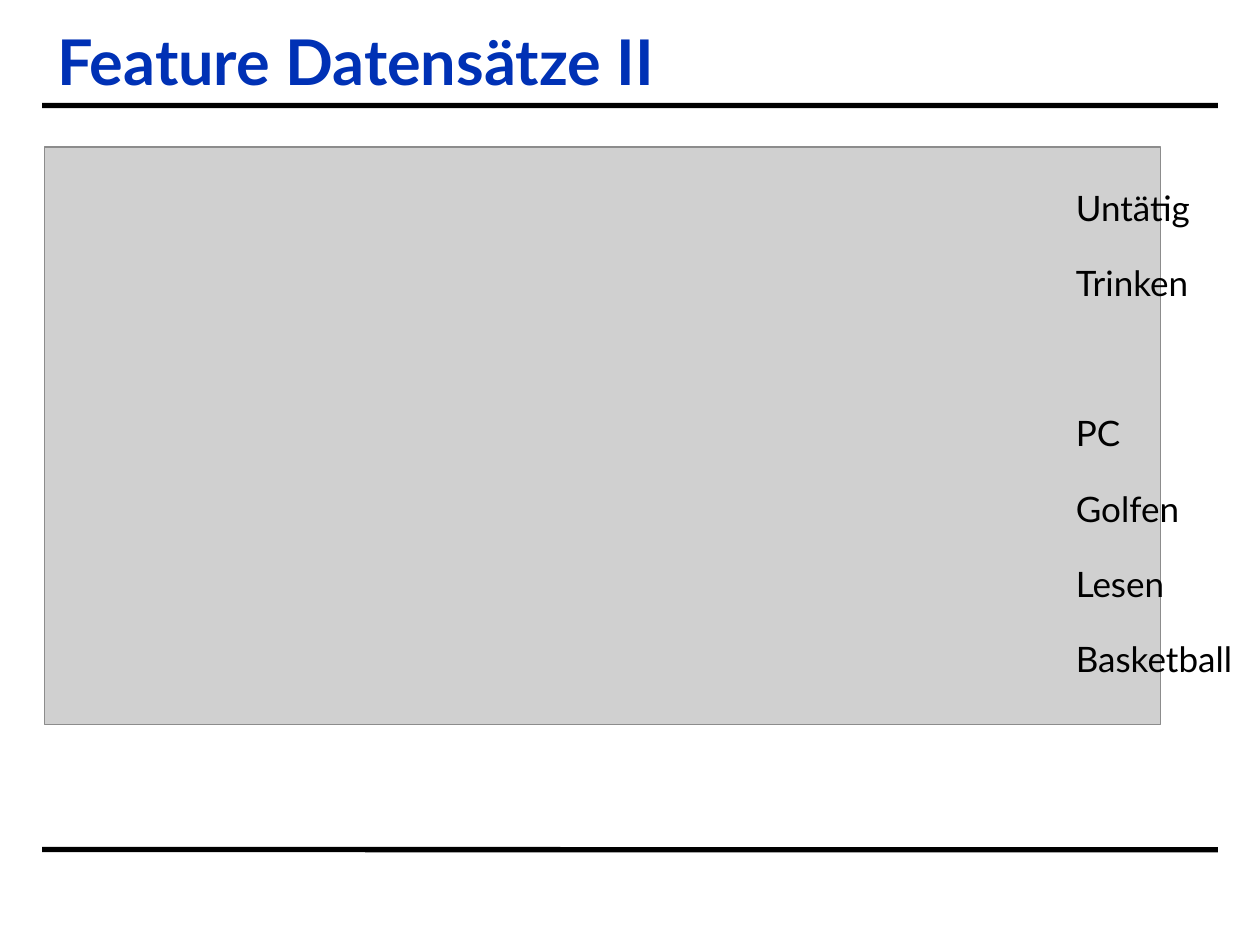
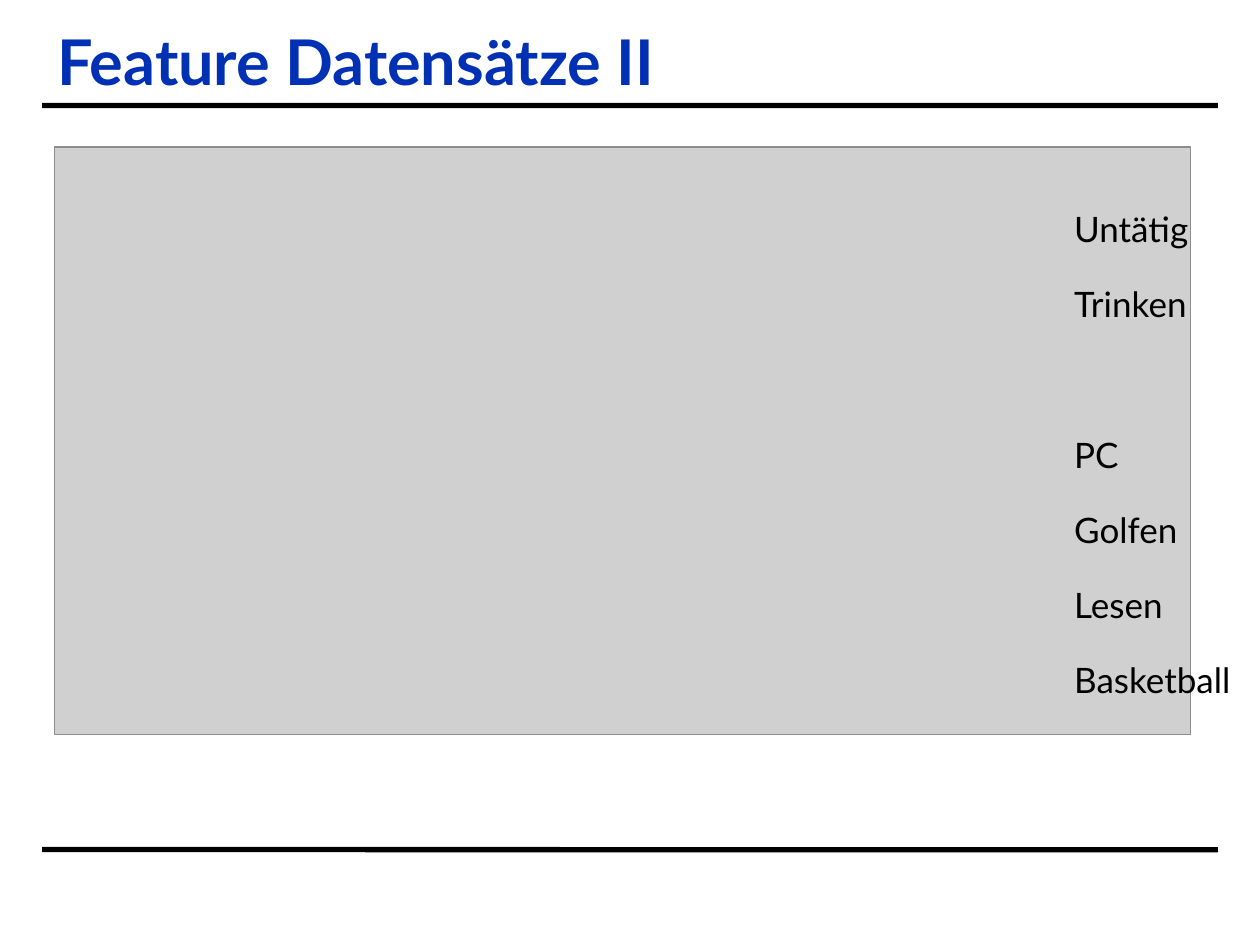
Before and after one commit to l30n-h/CGMergedProject, a slide deck: slide 20 of paper/Leon-Dominik-Folien.odp. Drawn at 1260x945 pixels with LibreOffice and Linux fonts; fonts in the diff are those of the drawing; grey boxes stand for pictures; background and template pictures are left out. Boxes give left, top, right and bottom in pixels: in the first picture for what was removed or moved away, otherwise in the second. Text is boxed around its words. In the diff, an @@ line names an element or a change of style, - is before the commit and + after.

```diff
--- a/paper/Leon-Dominik-Folien.odp
+++ b/paper/Leon-Dominik-Folien.odp
@@ picture: place and size @@
-picture at (44, 147, 1160, 724)
+picture at (54, 147, 1191, 735)
@@ text "Untätig" rewrapped from (1076, 191, 1232, 679) to (1074, 216, 1230, 700) @@
```
Also in this commit, not shown: 4 other slides changed, 2 other files.
